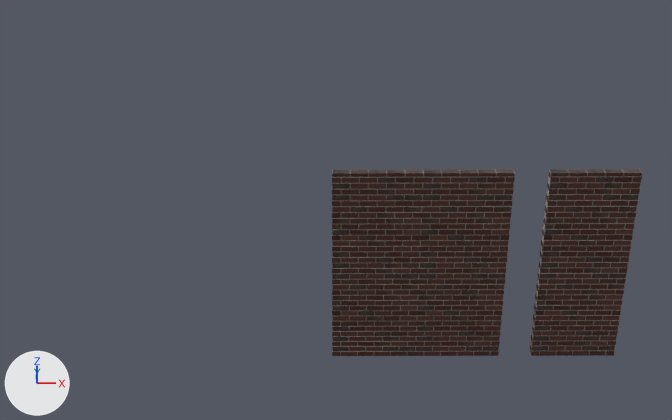
An edit to the Blender file Demo/demo.blend, drawn before and after from the same camera.
The view is the same before and after, from a 50 mm camera at (-1.49, -9.39, 6.49) aimed at (-1.45, 1.88, 1.02). The lights are fixed; the arrows at lower left show +X, +Y and +Z.

Objects in the first picture: 'Wall', 'Wall.001', 'Wall.003'.
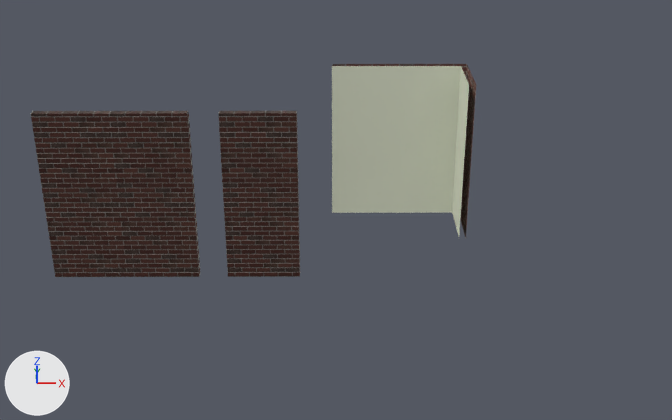
Boxes [x1, y1, x2, y2] around the edits, measured in the pictures (672 x 420 px):
'Wall.001', moved: before [529, 169, 642, 356]; after [218, 111, 300, 277]
'Wall', moved: before [415, 170, 515, 356]; after [109, 111, 200, 277]
'Wall.003', moved: before [332, 170, 423, 356]; after [31, 111, 127, 277]
'Front', added: after [332, 66, 400, 213]
'RightFront', added: after [395, 66, 461, 213]
'LeftFront', added: after [452, 67, 469, 236]
'LeftBack', added: after [460, 65, 476, 238]
'RightBack', added: after [399, 64, 467, 77]
'Back', added: after [332, 64, 399, 66]

Diff of the bpy script that builds the scene:
```diff
--- a/Demo/demo.blend.py
+++ b/Demo/demo.blend.py
@@ me_cube_006 @@
+me_cube_006.from_pydata([(0.5, -0.05, 0.0), (-0.5, -0.05, 0.0), (0.5, -0.05, 2.4), (-0.5, -0.05, 2.4)], [], [(3, 1, 0, 2)])
+me_cube_006.materials.append(mat_internal)  # white #e2e7d1
@@ me_cube_002 @@
+me_cube_002.from_pydata([(-0.5, -0.05, 0.0), (-0.5, -0.05, 2.4), (0.4, -0.05, 2.4), (0.4, -0.05, 0.0), (-0.4, -0.05, 2.4), (-0.4, -0.05, 0.0)], [], [(1, 0, 5, 4), (4, 5, 3, 2)])
+me_cube_002.materials.append(mat_internal)  # white #e2e7d1
@@ me_cube_004 @@
+me_cube_004.from_pydata([(0.5, -0.05, 0.0), (0.5, -0.05, 2.4), (0.4, -0.05, 2.4), (0.4, -0.05, 0.0), (-0.4, -0.05, 2.4), (-0.4, -0.05, 0.0)], [], [(2, 3, 0, 1), (4, 5, 3, 2)])
+me_cube_004.materials.append(mat_internal)  # white #e2e7d1
@@ ob_wall_003 @@
 ob_wall_003 = bpy.data.objects.new('Wall.003', me_cube)
-ob_wall_003.location = (-1.0, 0.0, 0.0)
+ob_wall_003.location = (-4.84, 1.92, 0.0)
@@ ob_wall_001 @@
 ob_wall_001 = bpy.data.objects.new('Wall.001', me_cube)
-ob_wall_001.location = (1.39, 0.0, 0.0)
+ob_wall_001.location = (-2.45, 1.92, 0.0)
@@ ob_wall @@
 ob_wall = bpy.data.objects.new('Wall', me_cube)
-ob_wall.location = (0.0, 0.0, 0.0)
+ob_wall.location = (-3.84, 1.92, 0.0)
@@ ob_front @@
+ob_front = bpy.data.objects.new('Front', me_cube_006)
+ob_front.parent = ob_splitstraight
+ob_front.location = (-1.0, 3.935, 0.0)
@@ ob_splitstraight @@
+ob_splitstraight = bpy.data.objects.new('SplitStraight', None)
+ob_splitstraight.location = (-1.647, 3.698, 0.00258)
@@ ob_back @@
+ob_back = bpy.data.objects.new('Back', me_cube_005)  # 4 vertices, 1 face; spans x -0.5..0.5, y 0.05, z 0.0..2.4
+ob_back.parent = ob_splitstraight
+ob_back.location = (-1.0, 3.935, 0.0)
@@ ob_rightback @@
+ob_rightback = bpy.data.objects.new('RightBack', me_cube_005.copy())
+ob_rightback.parent = ob_splitright
+ob_rightback.location = (0.0, 3.935, 0.0)
@@ ob_splitright @@
+ob_splitright = bpy.data.objects.new('SplitRight', None)
+ob_splitright.location = (-1.647, 3.698, 0.00258)
@@ ob_rightfront @@
+ob_rightfront = bpy.data.objects.new('RightFront', me_cube_002)
+ob_rightfront.parent = ob_splitright
+ob_rightfront.location = (0.0, 3.935, 0.0)
@@ ob_leftback @@
+ob_leftback = bpy.data.objects.new('LeftBack', me_cube_005.copy())
+ob_leftback.parent = ob_splitleft
+ob_leftback.location = (0.45, 3.485, 0.0)
+ob_leftback.rotation_euler = (0.0, 0.0, -1.571)  # degrees (0, 0, -90)
@@ ob_splitleft @@
+ob_splitleft = bpy.data.objects.new('SplitLeft', None)
+ob_splitleft.location = (-1.647, 3.698, 0.00258)
@@ ob_leftfront @@
+ob_leftfront = bpy.data.objects.new('LeftFront', me_cube_004)
+ob_leftfront.parent = ob_splitleft
+ob_leftfront.location = (0.45, 3.485, 0.0)
+ob_leftfront.rotation_euler = (0.0, 0.0, -1.571)  # degrees (0, 0, -90)
```
